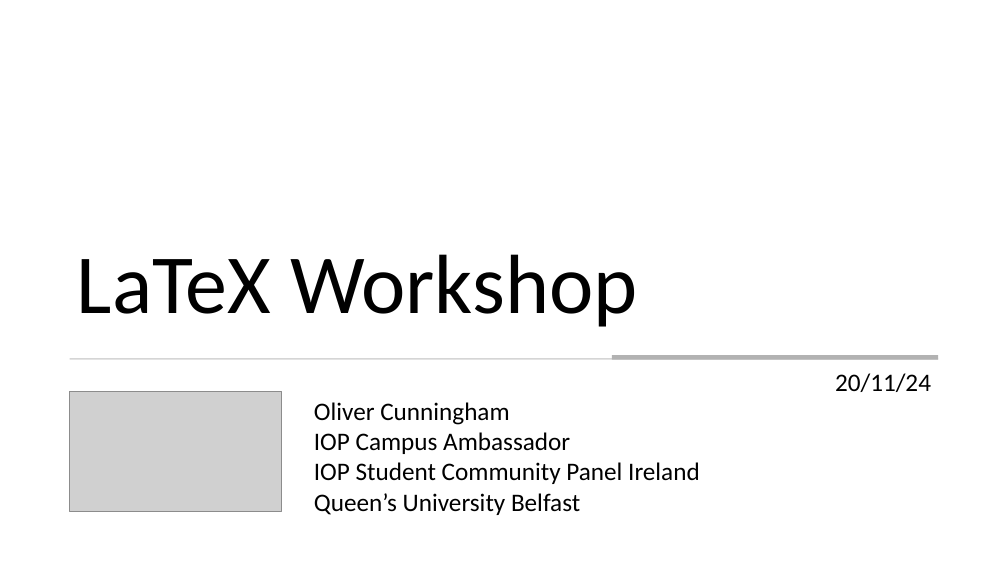
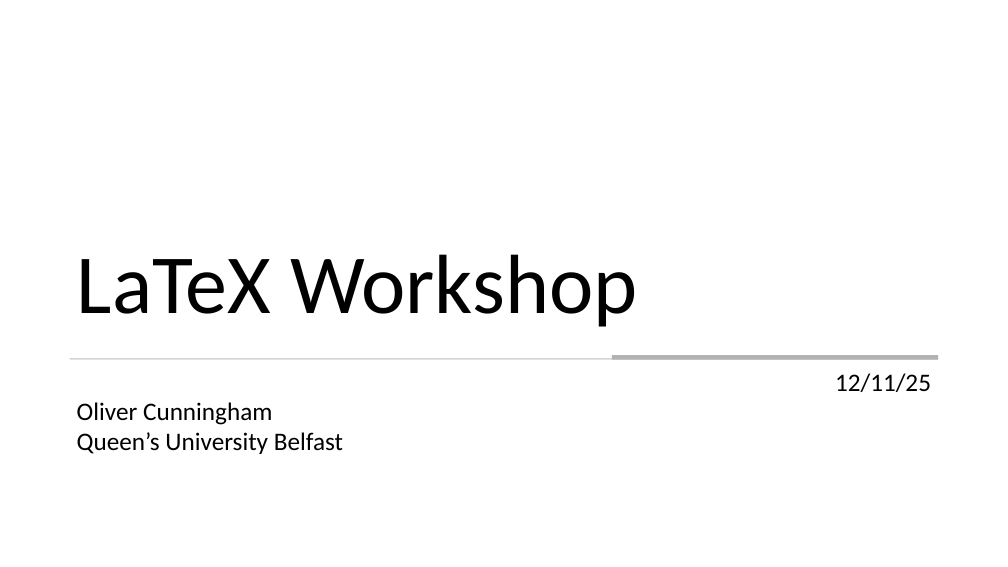
Before and after one commit to ocunningham08/LaTeX-Workshop, a slide deck: slide 1 of Workshop.pptx. Drawn at 1008x567 pixels with LibreOffice and Linux fonts; fonts in the diff are those of the drawing; grey boxes stand for pictures. Boxes give left, top, right and bottom in pixels: in the first picture for what was removed or moved away, otherwise in the second. Text is boxed around its words. In the diff, an @@ line names an element or a change of style, - is before the commit and + after.

```diff
--- a/Workshop.pptx
+++ b/Workshop.pptx
@@ subtitle at (x1=835, y1=373, x2=931, y2=392): text changed @@
-20/11/24
+12/11/25
@@ text "Oliver Cunningham" moved from (x1=314, y1=402, x2=700, y2=515) to (x1=77, y1=402, x2=343, y2=454) @@
@@ picture removed at (x1=70, y1=392, x2=282, y2=511) @@
@@ text at (x1=314, y1=432, x2=700, y2=484): paragraphs removed @@
-IOP Campus Ambassador
-IOP Student Community Panel Ireland
```
Also in this commit, not shown: 21 other slides changed, 6 slides removed, 1 other file.
